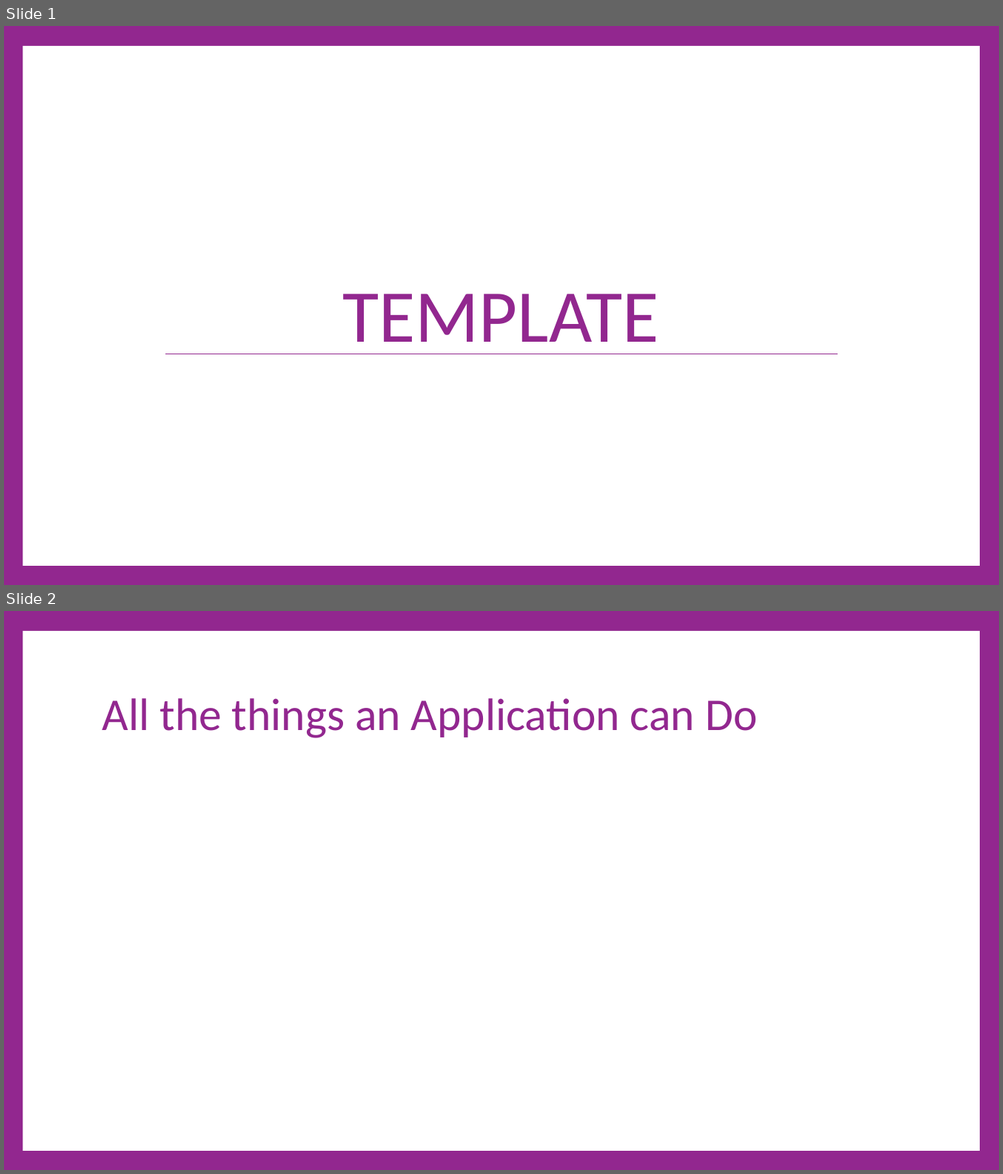
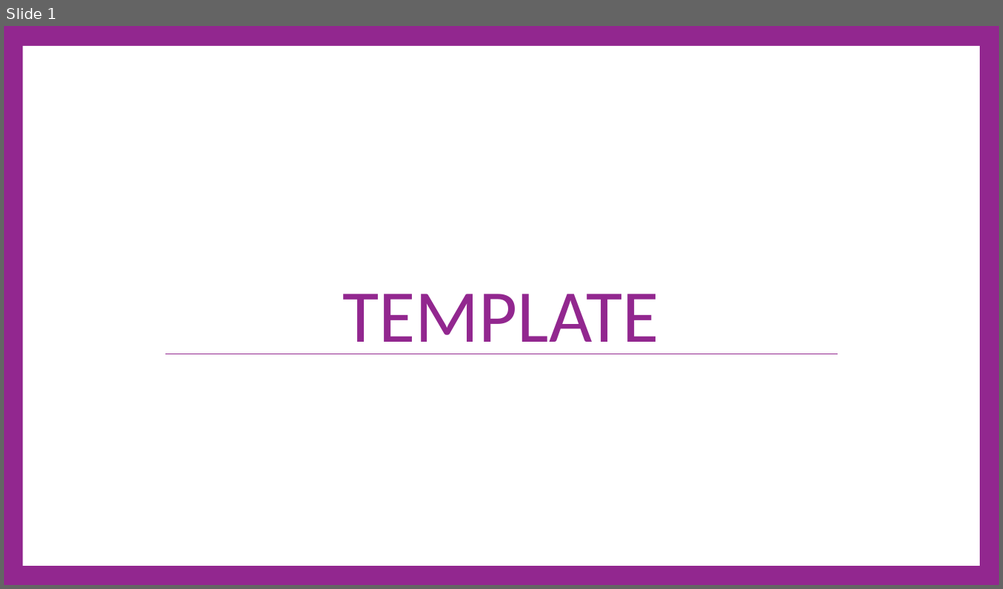
Before and after one commit to cdiggins/cs321, a slide deck: class-notes/wip/cs321-winter-2023-lecture-X.pptx. Shown one above the other, each under a label of ours: slides 1 and 2 before the commit, slide 1 after it. The pictures are 1003x1174 and 1003x589 pixels, drawn with LibreOffice and Linux fonts; fonts in the diff are those of the drawing. Boxes give left, top, right and bottom in pixels: in the first picture for what was removed or moved away, otherwise in the second. Text is boxed around its words. In the diff, an @@ line names an element or a change of style, - is before the commit and + after.

```diff
--- a/class-notes/wip/cs321-winter-2023-lecture-X.pptx
+++ b/class-notes/wip/cs321-winter-2023-lecture-X.pptx
@@ slide 2 removed at box(4, 611, 999, 1170), background #92278F; not listed: 1 template element that a slide beside it also shows @@
@@ title removed at box(102, 698, 757, 738) @@
-All the things an Application can Do
```
Also in this commit, not shown: 19 other slides removed, 5 other files.
